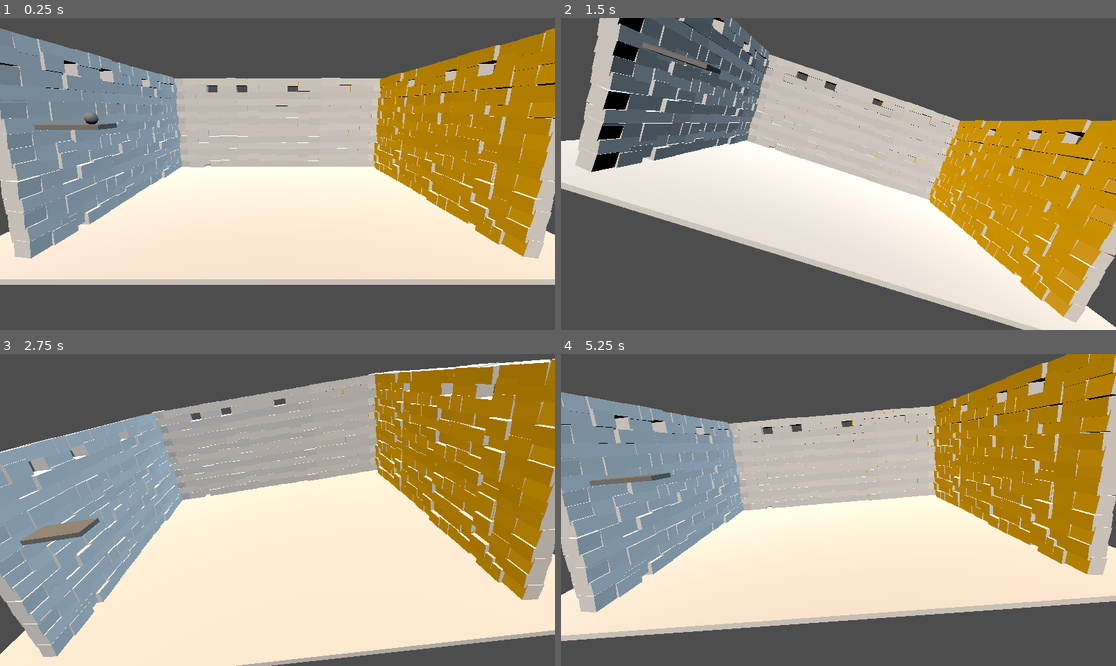
Above: before the commit, frames 1-4 (two rows, left to right).
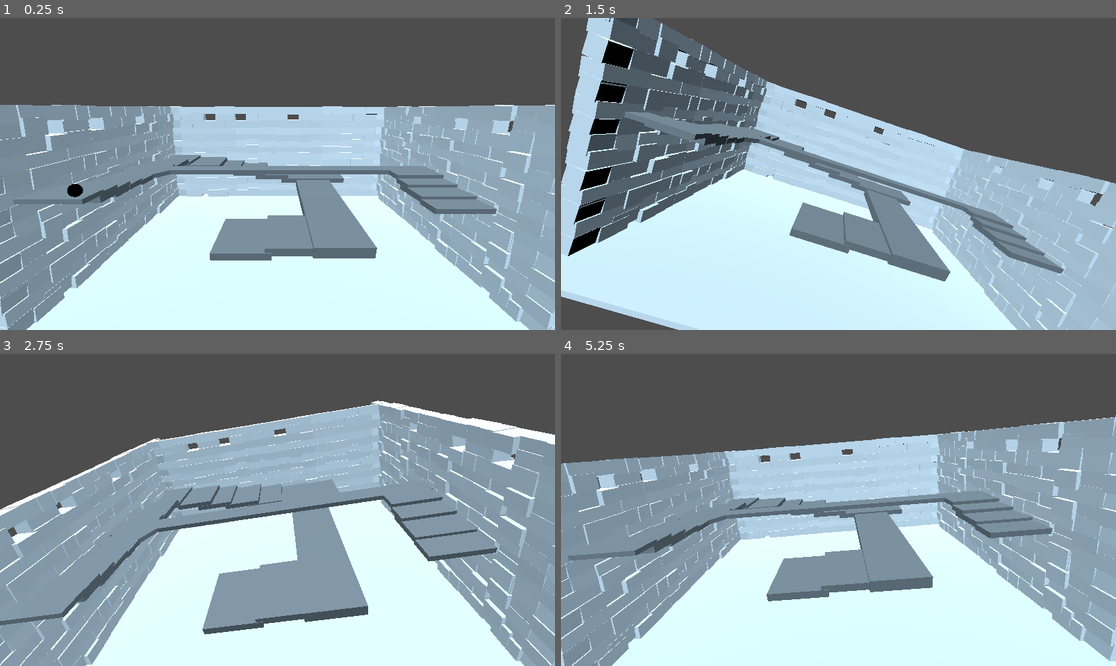
Above: after the commit, the same moments.

Repository: bam-squifi/gamejam-2025-bubbles
Game: Godot game, scene res://Leve_1.tscn
The game is run twice, just before and just after one commit, with the same random seed, the same clock (stepped at 60 frames per second) and the same inputs.
Inputs (mouse positions are in pixels of both pictures, inside the frame that each line leads up to):
- Up to frame 1 (0.25 s): no input
- Up to frame 2 (1.5 s): tap Enter at 0.5 s; move the mouse to (960, 158) at 0.52 s; move the mouse to (727, 189) at 1.27 s
- Up to frame 3 (2.75 s): tap Space at 2 s; move the mouse to (333, 441) at 2.02 s
- Up to frame 4 (5.25 s): tap Enter at 2.75, 4.25 s; move the mouse to (810, 572) at 2.77 s; tap Space at 3.5, 5 s; move the mouse to (1005, 556) at 3.52 s; move the mouse to (672, 463) at 4.27 s; move the mouse to (866, 510) at 5.02 s

The runs differ from the first frame. In frame 1, 77% of the frame differs, in the area x 0-100%, y 3-100%; in frame 2, 72%; in frame 3, 77%; in frame 4, 77%.

Commit message:
balls and walls

Diff:
--- a/Leve_1.tscn
+++ b/Leve_1.tscn
@@ -3,16 +3,17 @@
 [ext_resource type="PackedScene" uid="uid://y7dsnl4c14pf" path="res://wall.tscn" id="1_gfc40"]
 [ext_resource type="PackedScene" uid="uid://bb7oauwmbmeu" path="res://step.tscn" id="3_fv5xo"]
 [ext_resource type="PackedScene" uid="uid://djbinfaue5mu3" path="res://ball.tscn" id="3_hgpc2"]
-[ext_resource type="PackedScene" path="res://groundplane.tscn" id="4_5c3jh"]
+[ext_resource type="PackedScene" uid="uid://c7g7odqucpoyi" path="res://groundplane.tscn" id="4_5c3jh"]
 
 [sub_resource type="StandardMaterial3D" id="StandardMaterial3D_3u0fs"]
 
 [node name="Welt" type="Node3D"]
+transform = Transform3D(1, 0, 0, 0, 1, 0, 0, 0, 1, 0.00136614, -0.00259185, 0.000978172)
 
 [node name="Wall_left" type="Node" parent="."]
 
 [node name="Camera3D" type="Camera3D" parent="."]
-transform = Transform3D(1, 0, 0, 0, 0.973829, 0.22728, 0, -0.22728, 0.973829, 0.0862003, 2.42286, 5.35324)
+transform = Transform3D(1, 0, 0, 0, 0.973829, 0.22728, 0, -0.22728, 0.973829, 0.0862003, 3.48294, 4.72306)
 fov = 57.8
 near = 0.029
 
@@ -27,6 +28,94 @@
 transform = Transform3D(-0.402463, 0, -1.55975e-08, 0, -0.840259, 0, 8.69011e-08, 0, -0.440663, 1.17727, -22.202, -2.27217)
 skeleton = NodePath("../..")
 
+[node name="step2" parent="Groundplane" instance=ExtResource("3_fv5xo")]
+transform = Transform3D(-0.363314, 0, -1.55975e-08, 0, -1.80987, 0, 7.84479e-08, 0, -0.440663, 1.17807, -21.0904, -1.85546)
+skeleton = NodePath("../..")
+
+[node name="step3" parent="Groundplane" instance=ExtResource("3_fv5xo")]
+transform = Transform3D(-0.363314, 0, -1.55975e-08, 0, -1.80987, 0, 7.84479e-08, 0, -0.440663, 1.17807, -20.5033, -1.47251)
+skeleton = NodePath("../..")
+
+[node name="step4" parent="Groundplane" instance=ExtResource("3_fv5xo")]
+transform = Transform3D(-0.360931, -0.000580904, -4.64473e-05, 0.000189935, -1.10174, 0.00447882, 3.81736e-05, -0.0106753, -0.462234, 1.1719, -20.2481, -1.07615)
+skeleton = NodePath("../..")
+
+[node name="step5" parent="Groundplane" instance=ExtResource("3_fv5xo")]
+transform = Transform3D(-0.360931, -0.000580904, -4.64473e-05, 0.000189935, -1.10174, 0.00447882, 3.81736e-05, -0.0106753, -0.462234, 1.1719, -19.8286, -0.664946)
+skeleton = NodePath("../..")
+
+[node name="step12" parent="Groundplane" instance=ExtResource("3_fv5xo")]
+transform = Transform3D(-0.360931, -0.000580904, -4.64473e-05, 0.000189935, -1.10174, 0.00447882, 3.81736e-05, -0.0106753, -0.462234, 1.1719, -19.3298, 0.575964)
+skeleton = NodePath("../..")
+
+[node name="step13" parent="Groundplane" instance=ExtResource("3_fv5xo")]
+transform = Transform3D(-0.361963, -0.000765707, -0.000105866, 0.000190478, -1.45224, 0.0102085, 3.82828e-05, -0.0140714, -1.05356, 1.1719, -18.5062, 1.28931)
+skeleton = NodePath("../..")
+
+[node name="step14" parent="Groundplane" instance=ExtResource("3_fv5xo")]
+transform = Transform3D(-0.36216, -0.000811946, -0.000131574, 0.000190581, -1.53993, 0.0126874, 3.83036e-05, -0.0149211, -1.30939, 1.16523, -17.2324, 2.41408)
+skeleton = NodePath("../..")
+
+[node name="step15" parent="Groundplane" instance=ExtResource("3_fv5xo")]
+transform = Transform3D(-0.36216, -0.000811946, -0.000131574, 0.000190581, -1.53993, 0.0126874, 3.83036e-05, -0.0149211, -1.30939, 0.827214, -16.3744, 2.41408)
+skeleton = NodePath("../..")
+
+[node name="step16" parent="Groundplane" instance=ExtResource("3_fv5xo")]
+transform = Transform3D(-0.36216, -0.000811946, -0.000131574, 0.000190581, -1.53993, 0.0126874, 3.83036e-05, -0.0149211, -1.30939, 0.615162, -15.0301, 2.41691)
+skeleton = NodePath("../..")
+
+[node name="step17" parent="Groundplane" instance=ExtResource("3_fv5xo")]
+transform = Transform3D(-0.36216, -0.000811946, -0.000131574, 0.000190581, -1.53993, 0.0126874, 3.83036e-05, -0.0149211, -1.30939, 0.318987, -14.0106, 2.41691)
+skeleton = NodePath("../..")
+
+[node name="step18" parent="Groundplane" instance=ExtResource("3_fv5xo")]
+transform = Transform3D(-0.36216, -0.000811946, -0.000131574, 0.000190581, -1.53993, 0.0126874, 3.83036e-05, -0.0149211, -1.30939, 0.0701266, -12.7228, 2.41691)
+skeleton = NodePath("../..")
+
+[node name="step19" parent="Groundplane" instance=ExtResource("3_fv5xo")]
+transform = Transform3D(-0.36216, -0.000811946, -0.000131574, 0.000190581, -1.53993, 0.0126874, 3.83036e-05, -0.0149211, -1.30939, -0.219162, -11.6369, 2.41691)
+skeleton = NodePath("../..")
+
+[node name="step20" parent="Groundplane" instance=ExtResource("3_fv5xo")]
+transform = Transform3D(-0.36216, -0.000811946, -0.000131574, 0.000190581, -1.53993, 0.0126874, 3.83036e-05, -0.0149211, -1.30939, -0.552554, -11.6369, 2.41691)
+skeleton = NodePath("../..")
+
+[node name="step22" parent="Groundplane" instance=ExtResource("3_fv5xo")]
+transform = Transform3D(-0.36216, -0.000811946, -0.000131574, 0.000190581, -1.53993, 0.0126874, 3.83036e-05, -0.0149211, -1.30939, -0.101473, -10.5485, -1.42556)
+skeleton = NodePath("../..")
+
+[node name="step23" parent="Groundplane" instance=ExtResource("3_fv5xo")]
+transform = Transform3D(-0.36216, -0.000811946, -0.000131574, 0.000190581, -1.53993, 0.0126874, 3.83036e-05, -0.0149211, -1.30939, 0.221083, -9.68196, -1.42556)
+skeleton = NodePath("../..")
+
+[node name="step21" parent="Groundplane" instance=ExtResource("3_fv5xo")]
+transform = Transform3D(-0.36168, -0.00122733, -0.000404624, 0.000190329, -2.32774, 0.039017, 3.82528e-05, -0.0225545, -4.02673, -0.384136, -10.7007, -0.109456)
+skeleton = NodePath("../..")
+
+[node name="step8" parent="Groundplane" instance=ExtResource("3_fv5xo")]
+transform = Transform3D(-0.360931, -0.000580904, -4.64473e-05, 0.000189935, -1.10174, 0.00447882, 3.81736e-05, -0.0106753, -0.462234, -1.1169, -19.8286, -0.244972)
+skeleton = NodePath("../..")
+
+[node name="step9" parent="Groundplane" instance=ExtResource("3_fv5xo")]
+transform = Transform3D(-0.360931, -0.000580904, -4.64473e-05, 0.000189935, -1.10174, 0.00447882, 3.81736e-05, -0.0106753, -0.462234, -1.1169, -19.0034, -0.690416)
+skeleton = NodePath("../..")
+
+[node name="step11" parent="Groundplane" instance=ExtResource("3_fv5xo")]
+transform = Transform3D(-0.360931, -0.000580904, -4.64473e-05, 0.000189935, -1.10174, 0.00447882, 3.81736e-05, -0.0106753, -0.462234, -1.1169, -17.5977, -1.64326)
+skeleton = NodePath("../..")
+
+[node name="step10" parent="Groundplane" instance=ExtResource("3_fv5xo")]
+transform = Transform3D(-0.361533, -0.000688764, -8.11271e-05, 0.000190252, -1.30631, 0.00782292, 3.82373e-05, -0.0126574, -0.80736, -1.1169, -18.1073, -1.03296)
+skeleton = NodePath("../..")
+
+[node name="step7" parent="Groundplane" instance=ExtResource("3_fv5xo")]
+transform = Transform3D(-3.13033, -0.000580965, -4.64547e-05, 0.00164729, -1.10186, 0.00447953, 0.000331077, -0.0106764, -0.462308, 0.152889, -19.8286, 0.187696)
+skeleton = NodePath("../..")
+
+[node name="step6" parent="Groundplane" instance=ExtResource("3_fv5xo")]
+transform = Transform3D(-0.358497, 0.00185646, 0.107688, 0.000193629, -1.11182, 0.00463251, -0.0828773, -0.010628, -0.46581, 1.14298, -19.8286, -0.218)
+skeleton = NodePath("../..")
+
 [node name="Node3D-test" parent="Groundplane" instance=ExtResource("1_gfc40")]
 transform = Transform3D(-0.33233, -0.000433821, 6.06084e-05, 0.0137405, -10.5263, -0.00394748, -0.000150046, 0.000307636, -0.820816, 1.40241, 0.0785349, 0.303246)
 
@@ -38,7 +127,7 @@
 
 [node name="DirectionalLight3D" type="DirectionalLight3D" parent="."]
 transform = Transform3D(0.552053, 0.623752, -0.553326, 0, 0.663613, 0.748076, 0.833809, -0.412978, 0.36635, -7.06359, 9.9116, 2.61527)
-light_color = Color(0.871752, 0.625096, 0, 1)
+light_color = Color(0.705882, 0.823529, 0.905882, 1)
 
 [node name="DirectionalLight3D2" type="DirectionalLight3D" parent="."]
 transform = Transform3D(0.855002, -0.38797, 0.344166, 2.08449e-10, 0.663613, 0.748076, -0.518624, -0.639607, 0.567391, 5.43063, 9.9116, 2.61527)
--- a/ball.tscn
+++ b/ball.tscn
@@ -1,7 +1,17 @@
-[gd_scene load_steps=2 format=3 uid="uid://djbinfaue5mu3"]
+[gd_scene load_steps=3 format=3 uid="uid://djbinfaue5mu3"]
 
 [sub_resource type="SphereShape3D" id="SphereShape3D_6234v"]
 radius = 0.107667
+
+[sub_resource type="StandardMaterial3D" id="StandardMaterial3D_ejlr7"]
+diffuse_mode = 1
+metallic = 1.0
+metallic_specular = 0.92
+roughness = 0.0
+emission_enabled = true
+emission_energy_multiplier = 2.25
+clearcoat_enabled = true
+clearcoat_roughness = 0.73
 
 [node name="Ball" type="RigidBody3D"]
 transform = Transform3D(1, 0, 0, 0, 1, 0, 0, 0, 1, 0, 1.30388, -2.37156)
@@ -15,3 +25,4 @@
 radius = 0.1
 radial_segments = 20
 rings = 20
+material = SubResource("StandardMaterial3D_ejlr7")
